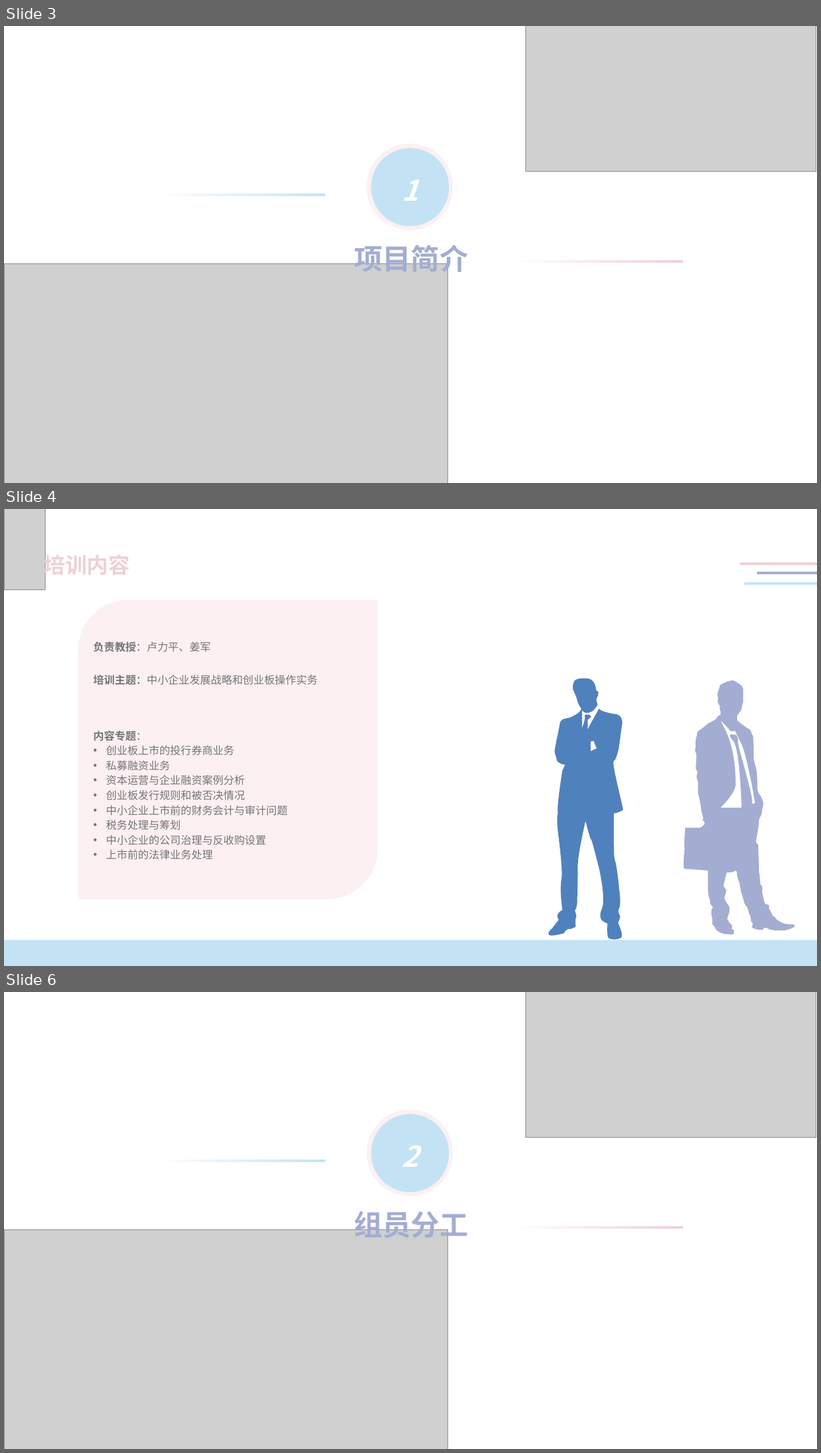
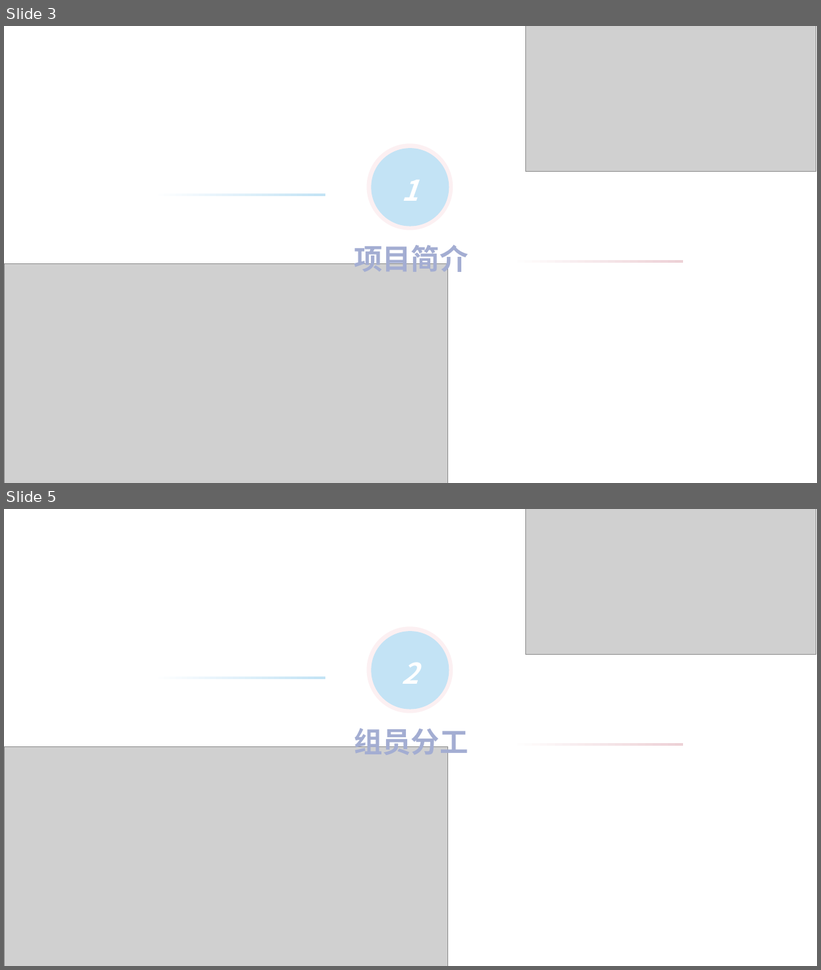
Before and after one commit to un-poco/Python-gobang, a slide deck: Python课设答辩.pptx. Shown one above the other, each under a label of ours: slides 3, 4 and 6 before the commit, slides 3 and 5 after it; the slides between them are not shown. The pictures are 821x1453 and 821x970 pixels, drawn with LibreOffice and Linux fonts; fonts in the diff are those of the drawing; grey boxes stand for pictures. Boxes give left, top, right and bottom in pixels: in the first picture for what was removed or moved away, otherwise in the second. Text is boxed around its words. In the diff, an @@ line names an element or a change of style, - is before the commit and + after.

```diff
--- a/Python课设答辩.pptx
+++ b/Python课设答辩.pptx
@@ slide 4 removed at [4,509,817,966], background #FFFFFF @@
@@ picture removed at [4,509,45,590] @@
@@ text removed at [44,551,130,579] @@
-培训内容
@@ freeform shape removed at [741,562,817,565] @@
@@ freeform shape removed at [745,582,817,585] @@
@@ freeform shape removed at [757,572,817,574] @@
@@ freeform shape removed at [79,600,378,900] @@
@@ text removed at [93,642,211,652] @@
-负责教授：卢力平、姜军
@@ text removed at [93,675,318,685] @@
-培训主题：中小企业发展战略和创业板操作实务
@@ freeform shape removed at [547,677,625,941] @@
@@ freeform shape removed at [684,680,796,935] @@
@@ text removed at [93,731,288,859] @@
-内容专题：
-• 创业板上市的投行券商业务
-• 私募融资业务
-• 资本运营与企业融资案例分析
-• 创业板发行规则和被否决情况
-• 中小企业上市前的财务会计与审计问题
-• 税务处理与筹划
-• 中小企业的公司治理与反收购设置
-• 上市前的法律业务处理
@@ freeform shape removed at [4,941,817,966] @@
@@ what was slide 6 is now slide 5 @@
```
Also in this commit, not shown: 1 slide changed, 5 other files.
